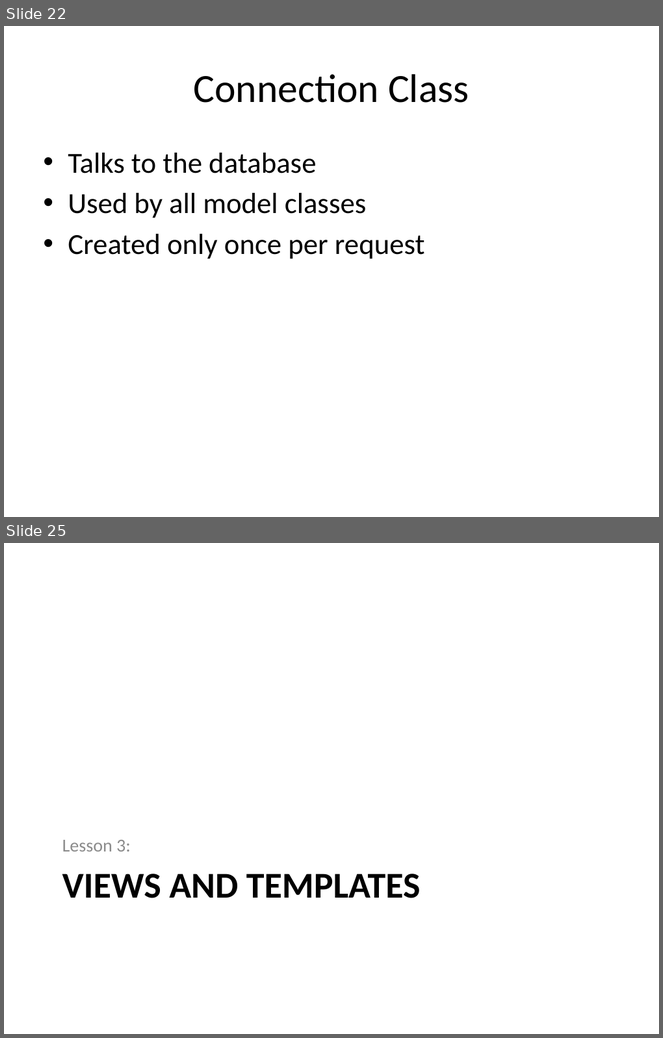
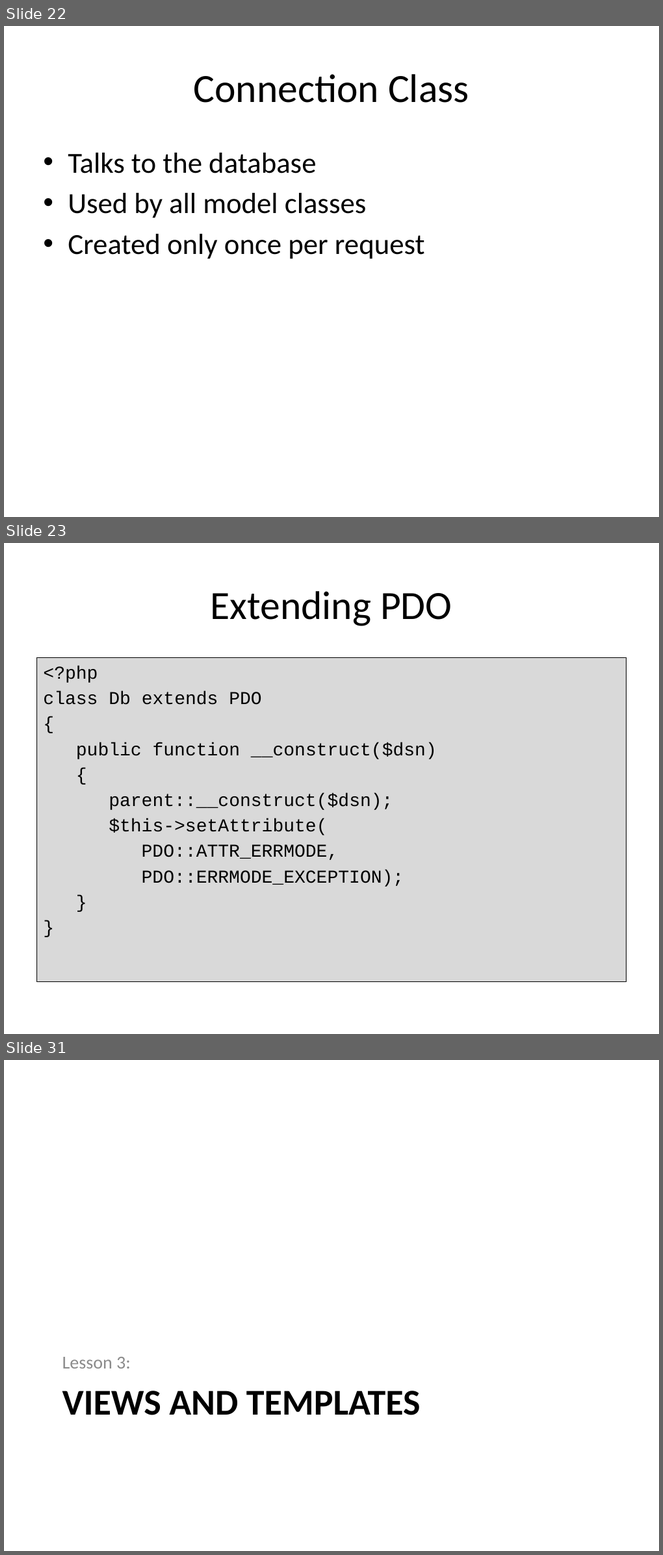
Before and after one commit to PHPEmbark/curriculum, a slide deck: course/4 - Organization and Projects/Organization and Projects.pptx. Shown one above the other, each under a label of ours: slides 22 and 25 before the commit, slides 22, 23 and 31 after it; the slides between them are not shown. The pictures are 663x1038 and 663x1555 pixels, drawn with LibreOffice and Linux fonts; fonts in the diff are those of the drawing. Boxes give left, top, right and bottom in pixels: in the first picture for what was removed or moved away, otherwise in the second. Text is boxed around its words. In the diff, an @@ line names an element or a change of style, - is before the commit and + after.

```diff
--- a/course/4 - Organization and Projects/Organization and Projects.pptx
+++ b/course/4 - Organization and Projects/Organization and Projects.pptx
@@ slide 23 added at (4,543,659,1034), background #FFFFFF @@
@@ title added at (211,591,452,626), 44 pt, text #000000 @@
+Extending PDO
@@ text added at (36,657,627,982), fill #D9D9D9, outline #000000 0.75 pt, 20 pt, text #000000 @@
+<?php
+class Db extends PDO
+{
+public function __construct($dsn)
+{
+parent::__construct($dsn);
+$this->setAttribute(
+PDO::ATTR_ERRMODE,
+PDO::ERRMODE_EXCEPTION);
+}
+}
@@ what was slide 25 is now slide 31 @@
```
Also in this commit, not shown: 5 slides changed, 7 other slides added, 1 slide removed, 11 other files.
